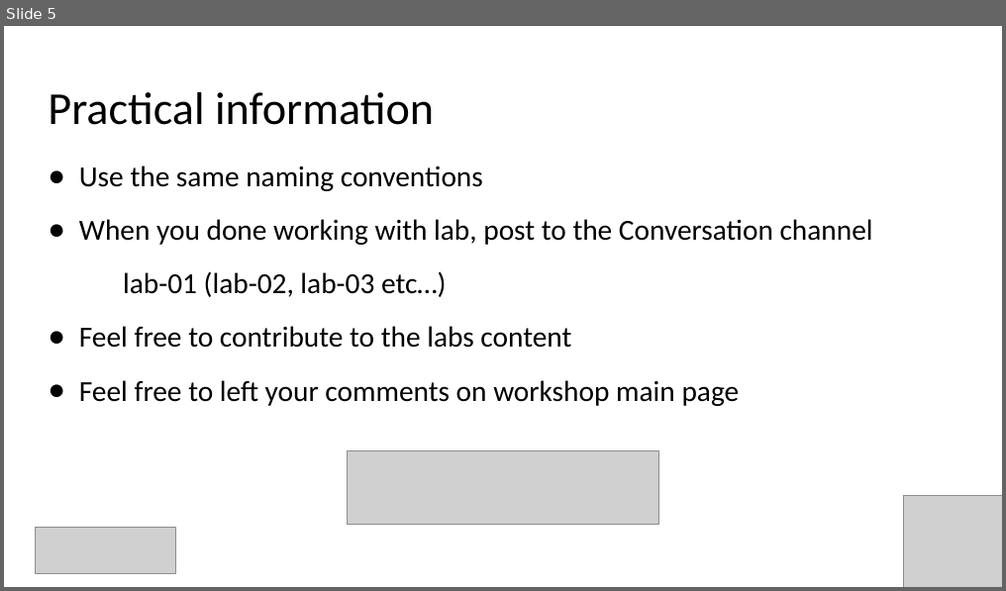
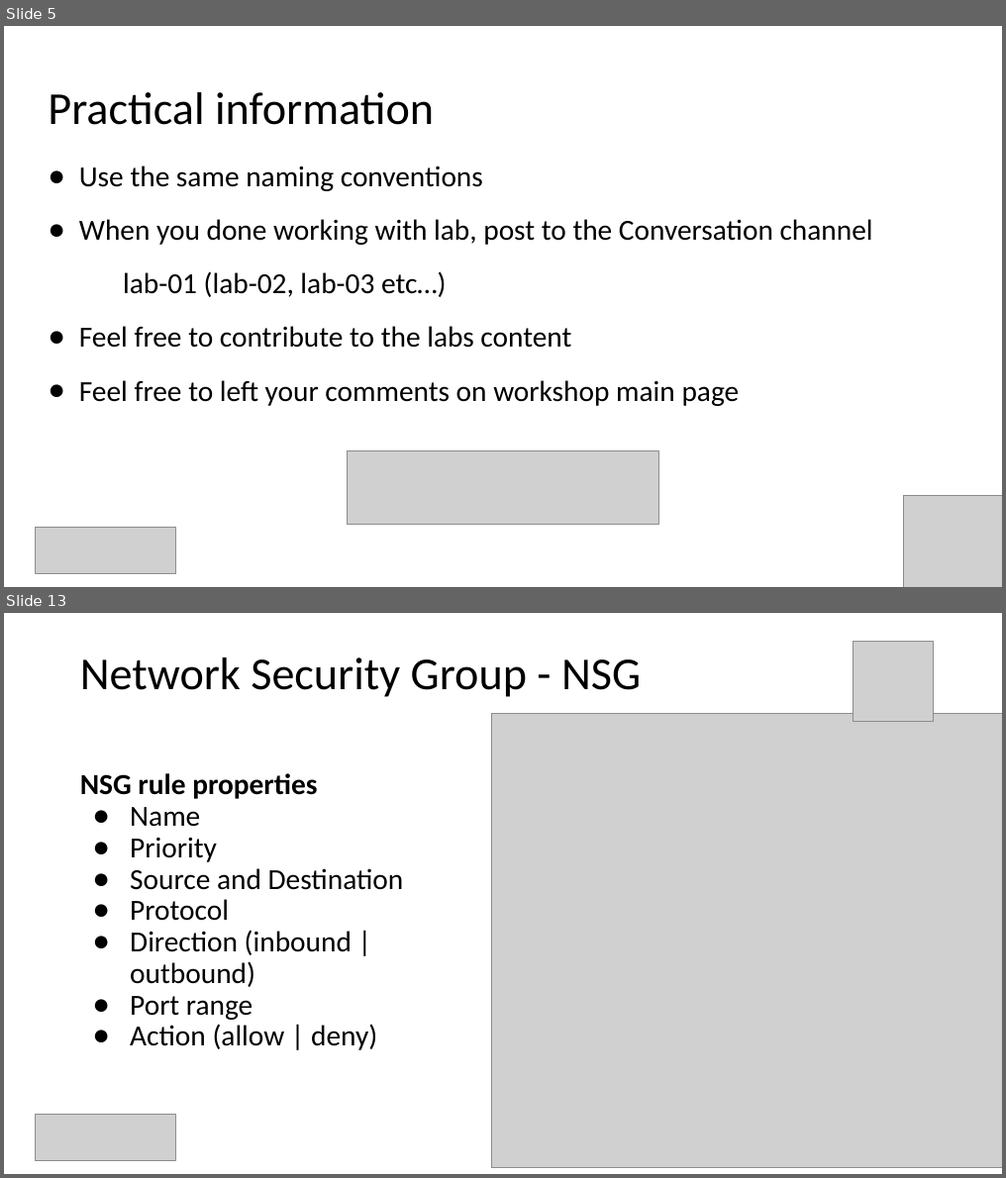
Before and after one commit to Infrastructure-AsCode/azure-private-links-labs, a slide deck: slides/private-links.pptx. Shown one above the other, each under a label of ours: slide 5 before the commit, slides 5 and 13 after it; the slides between them are not shown. The pictures are 1006x591 and 1006x1178 pixels, drawn with LibreOffice and Linux fonts; fonts in the diff are those of the drawing; grey boxes stand for pictures. Boxes give left, top, right and bottom in pixels: in the first picture for what was removed or moved away, otherwise in the second. Text is boxed around its words. In the diff, an @@ line names an element or a change of style, - is before the commit and + after.

```diff
--- a/slides/private-links.pptx
+++ b/slides/private-links.pptx
@@ slide 13 added at box(4, 613, 1002, 1174), background #FFFFFF @@
@@ picture added at box(853, 642, 934, 722) @@
@@ title added at box(80, 658, 641, 697), 44 pt, text #000000 @@
+Network Security Group - NSG
@@ picture added at box(491, 713, 1002, 1167) @@
@@ text added at box(80, 773, 404, 1051), 28 pt, text #000000 @@
+NSG rule properties
+● Name
+● Priority
+● Source and Destination
+● Protocol
+● Direction (inbound | outbound)
+● Port range
+● Action (allow | deny)
@@ picture added at box(35, 1114, 175, 1161) @@
```
Also in this commit, not shown: 16 other slides added, 2 other files.
